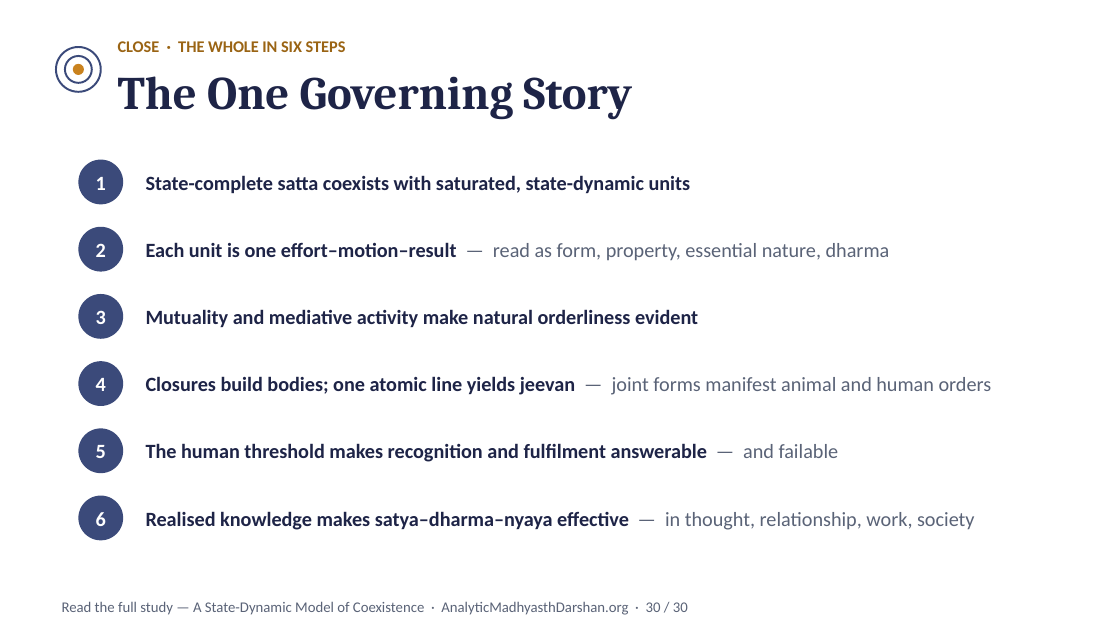
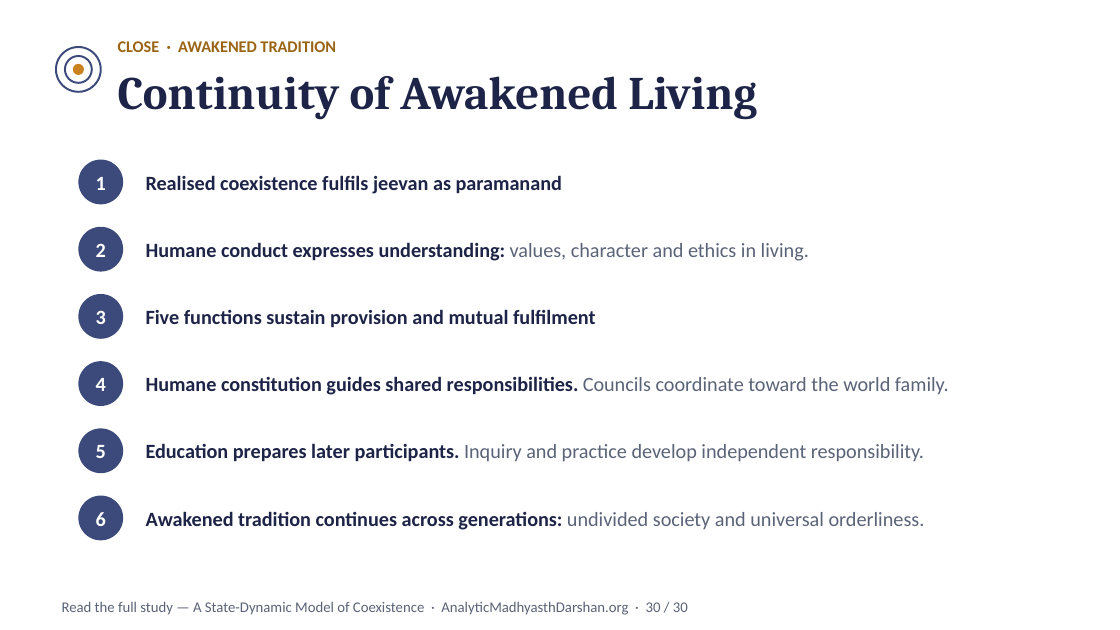
Before and after one commit to raghavamohan/AnalyticMadhyasthDarshan, a slide deck: slide 30 of Studies/A-State-Dynamic-Model-Of-Coexistence/A-State-Dynamic-Model-Of-Coexistence-Madhyasth-Darshan.pptx. Drawn at 1120x630 pixels with LibreOffice and Linux fonts; fonts in the diff are those of the drawing. Boxes give left, top, right and bottom in pixels: in the first picture for what was removed or moved away, otherwise in the second. Text is boxed around its words. In the diff, an @@ line names an element or a change of style, - is before the commit and + after.

Commit message:
Integrate Jeevan, values and awakened tradition into state-dynamic synthesis

```diff
--- a/Studies/A-State-Dynamic-Model-Of-Coexistence/A-State-Dynamic-Model-Of-Coexistence-Madhyasth-Darshan.pptx
+++ b/Studies/A-State-Dynamic-Model-Of-Coexistence/A-State-Dynamic-Model-Of-Coexistence-Madhyasth-Darshan.pptx
@@ text at (118,41,336,52): text changed @@
-CLOSE · THE WHOLE IN SIX STEPS
+CLOSE · AWAKENED TRADITION
@@ text at (118,76,757,119): text changed @@
-The One Governing Story
+Continuity of Awakened Living
@@ text at (146,175,562,194): text changed @@
-State-complete satta coexists with saturated, state-dynamic units
+Realised coexistence fulfils jeevan as paramanand
@@ text at (146,242,809,261): text changed; text colour #5A6377 to #1E2447; bold on @@
-Each unit is one effort–motion–result — read as form, property, essential nature, dharma
+Humane conduct expresses understanding: values, character and ethics in living.
@@ text at (146,309,595,327): text changed @@
-Mutuality and mediative activity make natural orderliness evident
+Five functions sustain provision and mutual fulfilment
@@ text at (146,376,949,395): text changed @@
-Closures build bodies; one atomic line yields jeevan — joint forms manifest animal and human orders
+Humane constitution guides shared responsibilities. Councils coordinate toward the world family.
@@ text at (146,443,924,462): text changed; text colour #1E2447 to #5A6377; bold off @@
-The human threshold makes recognition and fulfilment answerable — and failable
+Education prepares later participants. Inquiry and practice develop independent responsibility.
@@ text at (146,511,925,530): text changed @@
-Realised knowledge makes satya–dharma–nyaya effective — in thought, relationship, work, society
+Awakened tradition continues across generations: undivided society and universal orderliness.
```
Also in this commit, not shown: 26 other slides changed, 1 slide added, 1 slide removed, 30 other files.
